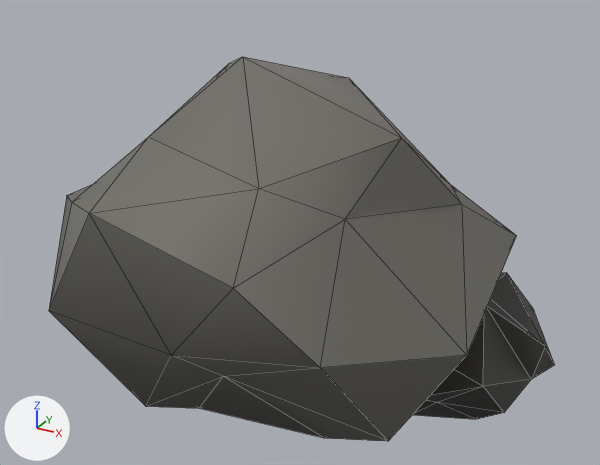
The glTF model assets/models/prop_boulder.glb: old version first, new version second.
The view is the same before and after, from a 50 mm camera at (2.1, -3.55, 2.8) aimed at (0.13, 0.04, 1.0). Every picture has the same lights, and +X, +Y and +Z are marked at lower left. The older version comes first. Mesh edges are drawn as thin lines. Vertices at exactly the same position are counted once.

Before the edit, the objects in view are built like this:
```python
me_prop = bpy.data.meshes.new('prop')
me_prop.from_pydata(...)  # 84 vertices, 160 faces; spans x -1.25..1.47, y -1.12..1.25, z 0.0..1.93
me_prop.materials.append(mat_defaultmaterial)
ob_prop = bpy.data.objects.new('prop', me_prop)
ob_prop.location = (0.0, 0.0, 0.0)
```
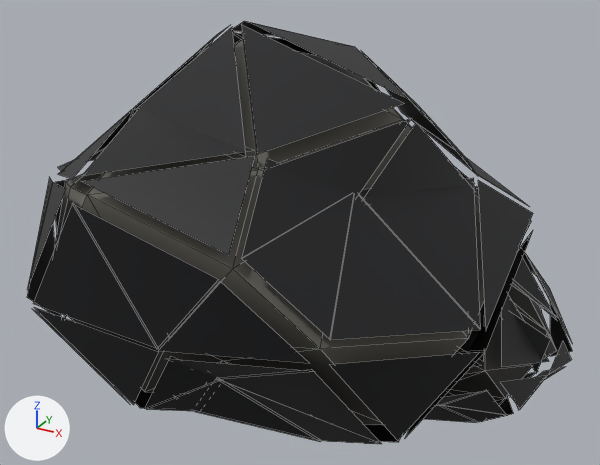
Where the change shows, as pixel boxes [x1, y1, x2, y2] in the pictures (600 x 465 px; the box of a moved part takes in the faces that stretch with it):
'prop', reshaped (8% wider, 10% taller): before [49, 57, 555, 441]; after [27, 21, 573, 444]
part 1 of me_prop, moved or reshaped: before [49, 57, 517, 441]; after [54, 39, 484, 425]
part 2 of me_prop, moved or reshaped: before [413, 272, 555, 420]; after [444, 286, 557, 401]
part 3 of me_prop, added: after [27, 21, 573, 444]

Edits to the bpy script that builds the scene:
```text
Change me_prop:
    used by ob_prop; location = (0.0, 0.0, 0.0)
    remove me_prop.from_pydata(...)  # 84 vertices, 160 faces; spans x -1.25..1.47, y -1.12..1.25, z 0.0..1.93
    add me_prop.from_pydata(...)  # 564 vertices, 320 faces; spans x -1.34..1.56, y -1.21..1.33, z 0.0..2.1
    me_prop part 1: the loose piece of 42 vertices spanning x -1.25..1.25, y -1.12..1.25, z 0.0..1.93 is moved by (0.0, 0.0, 0.09)
    me_prop part 2: the loose piece of 42 vertices spanning x 0.26..1.47, y -0.35..0.8, z 0.04..1.0 is moved by (0.0, 0.0, 0.09)
    me_prop part 3: 480 vertices added at x -1.34..1.56, y -1.21..1.33, z 0.0..2.1
```
